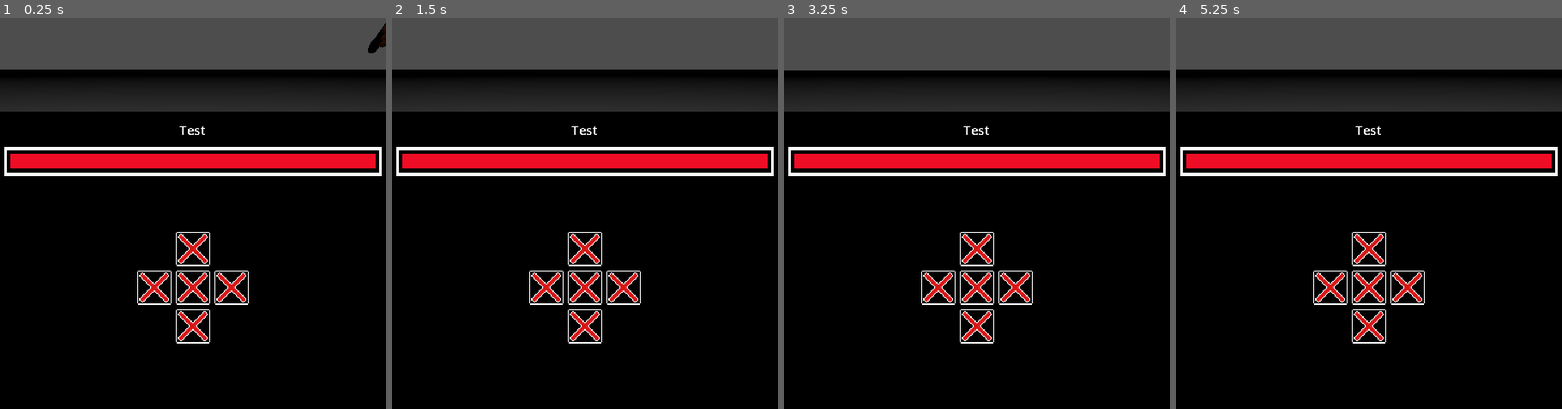
Above: before the commit, frames 1-4 (left to right).
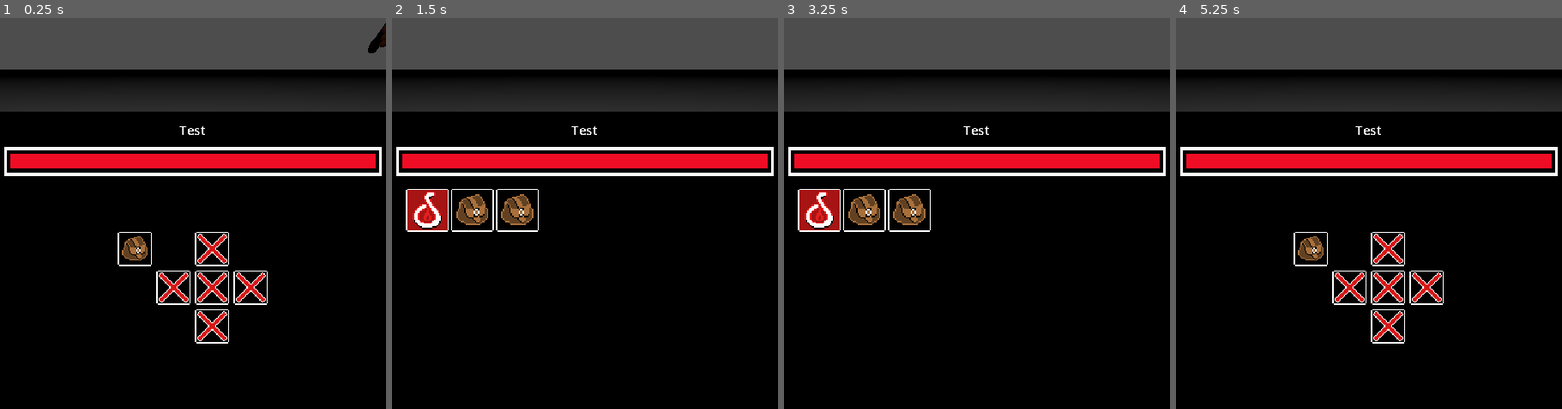
Above: after the commit, the same moments.

Repository: Crestor123/VoidRPG2.0
Game: Godot game, scene res://Scenes/Main.tscn
Same seed, same stepped clock (60 frames per second), same inputs: the game is played once before the commit and once after it. The engine's default icon, where the game draws it, is replaced by a stand-in: a white triangle on a blue panel in a dark square.
Inputs (mouse positions are in pixels of both pictures, inside the frame that each line leads up to; where the layout moved, square brackets give the same spot in the first picture):
- Up to frame 1 (0.25 s): no input
- Up to frame 2 (1.5 s): click (565, 287) [546, 287] at 0.5 s; click (527, 287) at 1.27 s
- Up to frame 3 (3.25 s): click (818, 209) at 2.02 s; click (977, 248) at 2.77 s
- Up to frame 4 (5.25 s): click (1369, 287) at 3.52 s; click (1369, 326) at 4.27 s; click (outside the picture) at 5.02 s

The runs differ from the first frame. In frame 1, 3.2% of the frame differs, in the area x 30-70%, y 54-84%; in frame 2, 4.1%; in frame 3, 4.3%, in the area x 0-100%, y 13-84%; in frame 4, 3.2%.

Commit message:
Work on inventory items and UI

Diff:
--- /dev/null
+++ b/Resources/Items/LeatherArmor.tres
@@ -0,0 +1,21 @@
+[gd_resource type="Resource" script_class="Equipment" load_steps=2 format=3 uid="uid://nhnn52wstbto"]
+
+[ext_resource type="Script" path="res://Resources/Templates/Equipment.gd" id="1_bxjl2"]
+
+[resource]
+script = ExtResource("1_bxjl2")
+slot = "body"
+bonuses = {
+"charisma": 0,
+"constitution": 0,
+"dexterity": 0,
+"health": 0,
+"intelligence": 0,
+"mana": 0,
+"stength": 0,
+"wisdom": 0
+}
+name = "Leather Armor"
+description = ""
+cost = 0
+additionalEffects = {}
--- /dev/null
+++ b/Resources/Items/TestRing.tres
@@ -0,0 +1,21 @@
+[gd_resource type="Resource" script_class="Equipment" load_steps=2 format=3 uid="uid://c10byt2rq8inp"]
+
+[ext_resource type="Script" path="res://Resources/Templates/Equipment.gd" id="1_rv0uu"]
+
+[resource]
+script = ExtResource("1_rv0uu")
+slot = "ring"
+bonuses = {
+"charisma": 0,
+"constitution": 0,
+"dexterity": 0,
+"health": 0,
+"intelligence": 0,
+"mana": 0,
+"stength": 0,
+"wisdom": 0
+}
+name = "Test Ring"
+description = ""
+cost = 0
+additionalEffects = {}
--- a/Resources/PartyMembers/Test.tres
+++ b/Resources/PartyMembers/Test.tres
@@ -1,9 +1,12 @@
-[gd_resource type="Resource" script_class="PartyMember" load_steps=5 format=3 uid="uid://dfwyi62eual2"]
+[gd_resource type="Resource" script_class="PartyMember" load_steps=8 format=3 uid="uid://dfwyi62eual2"]
 
 [ext_resource type="Script" path="res://Resources/Templates/PartyMember.gd" id="1_06604"]
 [ext_resource type="Resource" uid="uid://ciy0ieg3mqgag" path="res://Resources/Abilities/Attack.tres" id="1_lpp1x"]
 [ext_resource type="Resource" uid="uid://n5bei5ouqvs2" path="res://Resources/Abilities/Defend.tres" id="2_ly0so"]
+[ext_resource type="Resource" uid="uid://7i0sgqljhk8v" path="res://Resources/Items/HealthPotion.tres" id="3_0foxm"]
+[ext_resource type="Resource" uid="uid://nhnn52wstbto" path="res://Resources/Items/LeatherArmor.tres" id="4_cq67y"]
 [ext_resource type="Texture2D" uid="uid://vpp1ebp8yo7a" path="res://icon.svg" id="4_y1m3n"]
+[ext_resource type="Resource" uid="uid://c10byt2rq8inp" path="res://Resources/Items/TestRing.tres" id="5_g3yon"]
 
 [resource]
 script = ExtResource("1_06604")
@@ -19,6 +22,7 @@
 wisdom = 2
 charisma = 2
 abilities = Array[Resource]([ExtResource("1_lpp1x"), ExtResource("2_ly0so")])
+inventory = Array[Resource]([ExtResource("3_0foxm"), ExtResource("4_cq67y"), ExtResource("5_g3yon")])
 resistances = {
 "acid": 0,
 "air": 0,
--- /dev/null
+++ b/Resources/Templates/Consumable.gd
@@ -0,0 +1,12 @@
+extends Item
+
+class_name Consumable
+
+@export_enum ("health", "mana", "strength", "dexterity", "constitution",
+	"intelligence", "wisdom", "charisma" ) var targetStat : String
+
+@export_enum ("fire", "light", "heat", "electricity", "earth", "metal",
+	"crystal", "wood", "air", "sound", "motion", "void", "water", "cold",
+	"acid", "darkness", "mind", "soul", "flesh", "time") var element : String
+
+@export var bonus : int
--- /dev/null
+++ b/Resources/Templates/Equipment.gd
@@ -0,0 +1,16 @@
+extends Item
+
+class_name Equipment
+
+@export_enum ("none", "head", "body", "legs", "feet", "ring", "weapon") var slot : String
+
+@export var bonuses = {
+	"health": 0,
+	"mana": 0,
+	"stength": 0,
+	"dexterity": 0,
+	"constitution": 0,
+	"intelligence": 0,
+	"wisdom": 0,
+	"charisma": 0
+}
--- a/Resources/Templates/Item.gd
+++ b/Resources/Templates/Item.gd
@@ -8,17 +8,17 @@
 
 @export var cost : int
 
-@export_enum ("consumable", "equipment") var type : String
+#@export_enum ("consumable", "equipment") var type : String
 
-@export_enum ("none", "head", "body", "legs", "feet", "ring", "weapon") var slot : String
+#@export_enum ("none", "head", "body", "legs", "feet", "ring", "weapon") var slot : String
 
-@export_enum ("health", "mana", "strength", "dexterity", "constitution",
-	"intelligence", "wisdom", "charisma" ) var targetStat : String
+#@export_enum ("health", "mana", "strength", "dexterity", "constitution",
+	#"intelligence", "wisdom", "charisma" ) var targetStat : String
 
-@export_enum ("fire", "light", "heat", "electricity", "earth", "metal",
-	"crystal", "wood", "air", "sound", "motion", "void", "water", "cold",
-	"acid", "darkness", "mind", "soul", "flesh", "time") var element : String
+#@export_enum ("fire", "light", "heat", "electricity", "earth", "metal",
+	#"crystal", "wood", "air", "sound", "motion", "void", "water", "cold",
+	#"acid", "darkness", "mind", "soul", "flesh", "time") var element : String
 
-@export var bonus : int
+#@export var bonus : int
 
 @export var additionalEffects : Dictionary
--- a/Resources/Templates/PartyMember.gd
+++ b/Resources/Templates/PartyMember.gd
@@ -18,6 +18,8 @@
 @export var charisma : int
 
 @export var abilities : Array[Resource]
+
+@export var inventory : Array[Resource]
 
 @export var resistances = {
 	"fire": 0,
--- a/Scenes/Components/EquipmentComponent.gd
+++ b/Scenes/Components/EquipmentComponent.gd
@@ -1,3 +1,18 @@
 extends Node
 
 #Need to have slots that can be filled by appropriate equipment
+var slots = {
+	"head": "",
+	"body": "",
+	"legs": "",
+	"feet": "",
+	"lring": "",
+	"rring": "",
+	"weapon": ""}
+
+
+func equip(item : Item):
+	pass
+
+func unequip(item : Item):
+	pass
--- a/Scenes/Components/InventoryComponent.gd
+++ b/Scenes/Components/InventoryComponent.gd
@@ -1,3 +1,30 @@
 extends Node
 
+@export var itemScene : PackedScene
+@export var equipmentScene : PackedScene
+@export var consumableScene : PackedScene
+
+@export var parent : Node
+
 #Functions that allow for the use of items
+func initialize(itemList):
+	parent = get_parent()
+	for item in itemList:
+		addItem(item)
+
+func useItem(item : Item):
+	pass
+
+func addItem(item : Item):
+	var newItem
+	if item is Consumable:
+		newItem = consumableScene.instantiate()
+	elif item is Equipment:
+		newItem = equipmentScene.instantiate()
+	else:
+		newItem = itemScene.instantiate()
+
+	add_child(newItem)
+	newItem.data = item
+	newItem.initialize()
+	pass
--- a/Scenes/Components/InventoryComponent.tscn
+++ b/Scenes/Components/InventoryComponent.tscn
@@ -1,6 +1,10 @@
-[gd_scene load_steps=2 format=3 uid="uid://bv3b700b1vlb3"]
+[gd_scene load_steps=4 format=3 uid="uid://bv3b700b1vlb3"]
 
 [ext_resource type="Script" path="res://Scenes/Components/InventoryComponent.gd" id="1_ie5rw"]
+[ext_resource type="PackedScene" uid="uid://1n8ul5ffhpws" path="res://Scenes/Objects/Inventory/Item.tscn" id="2_kxrm1"]
+[ext_resource type="PackedScene" uid="uid://b0bg5mqxwm8jj" path="res://Scenes/Objects/Inventory/Equipment.tscn" id="3_ldkig"]
 
 [node name="InventoryComponent" type="Node"]
 script = ExtResource("1_ie5rw")
+itemScene = ExtResource("2_kxrm1")
+equipmentScene = ExtResource("3_ldkig")
--- a/Scenes/Components/StatComponent.gd
+++ b/Scenes/Components/StatComponent.gd
@@ -20,6 +20,29 @@
 	"charisma": 0
 }
 
+var resistances = {
+	"fire": 0,
+	"light": 0,
+	"heat": 0,
+	"electricity": 0,
+	"earth": 0,
+	"metal": 0,
+	"crystal": 0,
+	"wood": 0,
+	"air": 0,
+	"sound": 0,
+	"motion": 0,
+	"void": 0,
+	"water": 0,
+	"cold": 0,
+	"acid": 0,
+	"darkness": 0,
+	"mind": 0,
+	"soul": 0,
+	"flesh": 0,
+	"time": 0
+}
+
 #Holds temporary values applied to stats
 #As well as current health and mana
 var tempStats = {
@@ -33,7 +56,7 @@
 	"charisma": 0
 }
 
-var resistances = {
+var tempResistances = {
 	"fire": 0,
 	"light": 0,
 	"heat": 0,
@@ -77,7 +100,7 @@
 func takeDamage(value : int , type : String):
 	#print("initial damage: ", value)
 	#print("resistance: ", resistances[type])
-	var damageReduction = (float(resistances[type])) / 100
+	var damageReduction = (float(resistances[type] + tempResistances[type])) / 100
 	#print("damage reduction: ", damageReduction)
 	#value -= floor(value * float((100 - resistances[type]) / 100))
 	value -= floor(damageReduction * value)
--- a/Scenes/Main.gd
+++ b/Scenes/Main.gd
@@ -8,12 +8,14 @@
 @onready var Entities = $Entities
 @onready var AbilityData = $AbilityDatabase
 
-enum {MOVEMENT, BATTLE, HEALTH, EXPERIENCE}
+enum {MOVEMENT, BATTLE, HEALTH, EXPERIENCE, INVENTORY}
 var currentUILayer : Node = null
+var prevUILayer : Node = null
 var movementUI : Node = null
 var battleUI : Node = null
 var healthUI : Node = null
 var experienceUI : Node = null
+var inventoryUI : Node = null
 
 var interactingEntity : Node = null
 
@@ -34,16 +36,26 @@
 	battleUI = UILayer.get_child(1)
 	healthUI = UILayer.get_child(2)
 	experienceUI = UILayer.get_child(3)
+	inventoryUI = UILayer.get_child(4)
 
 	swapUI(movementUI)
-	UILayer.get_child(MOVEMENT).buttonPressed.connect(Player.move)
+	UILayer.get_child(MOVEMENT).movementButtonPressed.connect(Player.move)
 	UILayer.get_child(MOVEMENT).buttonPressed.connect(buttonPressed)
+
+	inventoryUI.buttonPressed.connect(buttonPressed)
 
 	healthUI.initialize(Party.get_children())
 	pass
 
 func buttonPressed(button : String):
 	print(button, " pressed")
+	if  button == "inventory":
+		#Open the inventory
+		swapUI(inventoryUI)
+		inventoryUI.fillItems(Party.get_child(0).inventory)
+	if button == "back":
+		if prevUILayer != null: swapUI(prevUILayer)
+		else: swapUI(movementUI)
 	pass
 
 func entityInteract(ID, type, data):
@@ -88,6 +100,7 @@
 	pass
 
 func swapUI(layer : Node):
+	prevUILayer = currentUILayer
 	for item in UILayer.get_children():
 		if item == healthUI:
 			continue
--- a/Scenes/Main.tscn
+++ b/Scenes/Main.tscn
@@ -12,6 +12,7 @@
 [ext_resource type="PackedScene" uid="uid://c0u2nhom40bs5" path="res://Scenes/Objects/UI/Battle/BattleUI.tscn" id="6_h7rcj"]
 [ext_resource type="PackedScene" uid="uid://bm0m14t6yfmmx" path="res://Scenes/Objects/UI/PartyHealth.tscn" id="7_vbsi2"]
 [ext_resource type="PackedScene" uid="uid://dpclrg0pcfjij" path="res://Scenes/Objects/UI/ExperienceUI.tscn" id="8_fieyf"]
+[ext_resource type="PackedScene" uid="uid://dqbqhh4gbftcq" path="res://Scenes/Objects/UI/InventoryUI.tscn" id="10_0gu7r"]
 
 [sub_resource type="StandardMaterial3D" id="StandardMaterial3D_dda42"]
 albedo_color = Color(0.247059, 0.247059, 0.247059, 1)
@@ -54,6 +55,8 @@
 [node name="ExperienceUI" parent="UILayer" instance=ExtResource("8_fieyf")]
 visible = false
 
+[node name="InventoryUI" parent="UILayer" instance=ExtResource("10_0gu7r")]
+
 [node name="Floor" type="MeshInstance3D" parent="."]
 mesh = SubResource("PlaneMesh_2ucn6")
 
--- /dev/null
+++ b/Scenes/Objects/Inventory/Consumable.gd
@@ -0,0 +1,17 @@
+extends ItemNode
+
+@export_enum ("health", "mana", "strength", "dexterity", "constitution",
+	"intelligence", "wisdom", "charisma" ) var targetStat : String
+
+@export_enum ("fire", "light", "heat", "electricity", "earth", "metal",
+	"crystal", "wood", "air", "sound", "motion", "void", "water", "cold",
+	"acid", "darkness", "mind", "soul", "flesh", "time") var element : String
+
+@export var bonus : int
+
+func initialize():
+	if data != null:
+		targetStat = data.targetStat
+		element = data.element
+		bonus = data.bonus
+	super.initialize()
--- /dev/null
+++ b/Scenes/Objects/Inventory/Consumable.tscn
@@ -0,0 +1,6 @@
+[gd_scene load_steps=2 format=3 uid="uid://dvuafp4t0choo"]
+
+[ext_resource type="Script" path="res://Scenes/Objects/Inventory/Consumable.gd" id="1_6a7r1"]
+
+[node name="Consumable" type="Node"]
+script = ExtResource("1_6a7r1")
--- /dev/null
+++ b/Scenes/Objects/Inventory/Equipment.gd
@@ -0,0 +1,8 @@
+extends ItemNode
+
+@export_enum ("head", "body", "legs", "feet", "ring", "weapon") var slot : String
+
+func initialize():
+	if data != null:
+		slot = data.slot
+	super.initialize()
--- /dev/null
+++ b/Scenes/Objects/Inventory/Equipment.tscn
@@ -0,0 +1,6 @@
+[gd_scene load_steps=2 format=3 uid="uid://b0bg5mqxwm8jj"]
+
+[ext_resource type="Script" path="res://Scenes/Objects/Inventory/Equipment.gd" id="1_dev8w"]
+
+[node name="Equipment" type="Node"]
+script = ExtResource("1_dev8w")
--- /dev/null
+++ b/Scenes/Objects/Inventory/Item.gd
@@ -0,0 +1,21 @@
+extends Node
+
+class_name ItemNode
+
+@export var data : Resource
+
+@export var itemName : String
+@export_multiline var description : String
+@export var icon : Texture2D
+
+@export var cost : int
+
+@export var additionalEffects : Dictionary
+
+func initialize():
+	if data != null:
+		itemName = data.name
+		description = data.description
+		icon = data.icon
+		cost = data.cost
+		additionalEffects = data.additionalEffects
--- a/Scenes/Objects/Item.tscn
+++ b/Scenes/Objects/Inventory/Item.tscn
@@ -1,6 +1,6 @@
 [gd_scene load_steps=2 format=3 uid="uid://1n8ul5ffhpws"]
 
-[ext_resource type="Script" path="res://Scenes/Objects/Item.gd" id="1_xup7f"]
+[ext_resource type="Script" path="res://Scenes/Objects/Inventory/Item.gd" id="1_xup7f"]
 
 [node name="Item" type="Node"]
 script = ExtResource("1_xup7f")
--- a/Scenes/Objects/Item.gd
+++ /dev/null
@@ -1,38 +0,0 @@
-extends Node
-
-@export var data : Resource
-
-@export var itemName : String
-@export_multiline var description : String
-@export var icon : Texture2D
-
-@export var cost : int
-
-@export_enum ("consumable", "equipment") var type : String
-
-#If consumable, this is left blank
-@export_enum ("head", "body", "legs", "feet", "ring", "weapon") var slot : String
-
-@export_enum ("health", "mana", "strength", "dexterity", "constitution",
-	"intelligence", "wisdom", "charisma" ) var targetStat : String
-
-@export_enum ("fire", "light", "heat", "electricity", "earth", "metal",
-	"crystal", "wood", "air", "sound", "motion", "void", "water", "cold",
-	"acid", "darkness", "mind", "soul", "flesh", "time") var element : String
-
-@export var bonus : int
-
-@export var additionalEffects : Dictionary
-
-func initialize():
-	if data != null:
-		itemName = data.name
-		description = data.description
-		icon = data.icon
-		cost = data.cost
-		type = data.type
-		slot = data.slot
-		targetStat = data.targetStat
-		element = data.element
-		bonus = data.bonus
-		additionalEffects = data.additionalEffects
--- a/Scenes/Objects/PartyMember.gd
+++ b/Scenes/Objects/PartyMember.gd
@@ -6,6 +6,8 @@
 @onready var abilities = $AbilityComponent
 @onready var stats = $StatComponent
 @onready var knowledge = $KnowledgeComponent
+@onready var inventory = $InventoryComponent
+@onready var equipment = $EquipmentComponent
 
 var experience : int = 0
 var xpToLevel : int = 0
@@ -21,6 +23,8 @@
 	name = data.name
 	stats.initialize(data)
 	abilities.initialize(data.abilities)
+	inventory.initialize(data.inventory)
+
 	knowledge.parent = self
 
 	xpToLevel = xpToNextLevel(stats.level)
--- /dev/null
+++ b/Scenes/Objects/UI/InventoryUI.gd
@@ -0,0 +1,24 @@
+extends Control
+
+@export var itemObject : PackedScene
+
+@onready var itemContainer = $Background/MarginContainer/GridContainer
+@onready var backButton = $BackButton
+
+signal buttonPressed(button : String)
+
+func fillItems(itemList : Node):
+	for item in itemList.get_children():
+		var newItem = itemObject.instantiate()
+		itemContainer.add_child(newItem)
+		newItem.initialize(item)
+	pass
+
+func emptyItems():
+	#Remove all items from the grid
+	for item in itemContainer.get_children():
+		item.queue_free()
+	pass
+
+func _on_back_button_pressed():
+	buttonPressed.emit("back")
--- /dev/null
+++ b/Scenes/Objects/UI/InventoryUI.tscn
@@ -0,0 +1,58 @@
+[gd_scene load_steps=3 format=3 uid="uid://dqbqhh4gbftcq"]
+
+[ext_resource type="Script" path="res://Scenes/Objects/UI/InventoryUI.gd" id="1_iiu18"]
+[ext_resource type="PackedScene" uid="uid://c8ip4xc8x5m5s" path="res://Scenes/Objects/UI/ItemUI.tscn" id="2_mg5ix"]
+
+[node name="InventoryUI" type="Control"]
+custom_minimum_size = Vector2(720, 426)
+layout_mode = 3
+anchor_top = 0.667
+anchor_right = 1.0
+anchor_bottom = 1.0
+offset_left = 360.0
+offset_top = 426.24
+offset_right = -360.0
+grow_horizontal = 2
+grow_vertical = 0
+script = ExtResource("1_iiu18")
+itemObject = ExtResource("2_mg5ix")
+
+[node name="Background" type="ColorRect" parent="."]
+layout_mode = 1
+anchors_preset = 15
+anchor_right = 1.0
+anchor_bottom = 1.0
+grow_horizontal = 2
+grow_vertical = 2
+color = Color(0, 0, 0, 1)
+
+[node name="MarginContainer" type="MarginContainer" parent="Background"]
+layout_mode = 1
+anchors_preset = 15
+anchor_right = 1.0
+anchor_bottom = 1.0
+grow_horizontal = 2
+grow_vertical = 2
+theme_override_constants/margin_left = 26
+theme_override_constants/margin_top = 16
+theme_override_constants/margin_right = 26
+theme_override_constants/margin_bottom = 16
+
+[node name="GridContainer" type="GridContainer" parent="Background/MarginContainer"]
+layout_mode = 2
+columns = 8
+
+[node name="BackButton" type="Button" parent="."]
+custom_minimum_size = Vector2(720, 854)
+layout_direction = 1
+layout_mode = 1
+anchors_preset = 15
+anchor_right = 1.0
+anchor_bottom = 1.0
+offset_top = -854.0
+offset_bottom = -426.0
+grow_horizontal = 2
+grow_vertical = 2
+flat = true
+
+[connection signal="pressed" from="BackButton" to="." method="_on_back_button_pressed"]
--- /dev/null
+++ b/Scenes/Objects/UI/ItemUI.gd
@@ -0,0 +1,12 @@
+extends Control
+
+@onready var button = $PanelContainer/Button
+@onready var icon = $PanelContainer/TextureRect
+
+signal buttonPressed(data)
+var data : Node = null
+
+func initialize(item : Node):
+	data = item
+	if item.icon != null:
+		icon.texture = data.icon
--- /dev/null
+++ b/Scenes/Objects/UI/ItemUI.tscn
@@ -0,0 +1,28 @@
+[gd_scene load_steps=3 format=3 uid="uid://c8ip4xc8x5m5s"]
+
+[ext_resource type="Script" path="res://Scenes/Objects/UI/ItemUI.gd" id="1_3jhuh"]
+[ext_resource type="Texture2D" uid="uid://c7fq8gigavlh0" path="res://Assets/Sprites/Bag.png" id="1_idife"]
+
+[node name="ItemUI" type="Control"]
+custom_minimum_size = Vector2(80, 80)
+layout_mode = 3
+anchors_preset = 15
+anchor_right = 1.0
+anchor_bottom = 1.0
+grow_horizontal = 2
+grow_vertical = 2
+script = ExtResource("1_3jhuh")
+
+[node name="PanelContainer" type="PanelContainer" parent="."]
+custom_minimum_size = Vector2(80, 80)
+layout_mode = 0
+offset_right = 40.0
+offset_bottom = 40.0
+
+[node name="Button" type="Button" parent="PanelContainer"]
+layout_mode = 2
+flat = true
+
+[node name="TextureRect" type="TextureRect" parent="PanelContainer"]
+layout_mode = 2
+texture = ExtResource("1_idife")
--- a/Scenes/Objects/UI/MovementUI.gd
+++ b/Scenes/Objects/UI/MovementUI.gd
@@ -5,11 +5,16 @@
 @onready var LeftButton = $CenterContainer/HBoxContainer/Left
 @onready var RightButton = $CenterContainer/HBoxContainer/Right
 @onready var DownButton = $CenterContainer/HBoxContainer/VBoxContainer/Down
+@onready var InventoryButton = $CenterContainer/HBoxContainer/Inventory
 
 signal buttonPressed(button : String)
+signal movementButtonPressed(button : String)
 
 func emitButton(button : String):
-	buttonPressed.emit(button)
+	if button == "inventory":
+		buttonPressed.emit(button)
+	else:
+		movementButtonPressed.emit(button)
 	pass
 
 func _on_left_pressed():
@@ -31,3 +36,7 @@
 func _on_right_pressed():
 	emitButton("right")
 	pass # Replace with function body.
+
+func _on_inventory_pressed():
+	emitButton("inventory")
+	pass # Replace with function body.
--- a/Scenes/Objects/UI/MovementUI.tscn
+++ b/Scenes/Objects/UI/MovementUI.tscn
@@ -1,7 +1,8 @@
-[gd_scene load_steps=3 format=3 uid="uid://0arj54tytgb5"]
+[gd_scene load_steps=4 format=3 uid="uid://0arj54tytgb5"]
 
 [ext_resource type="Texture2D" uid="uid://be4gw0ymtrdkq" path="res://Assets/Sprites/Close.png" id="1_2ru37"]
 [ext_resource type="Script" path="res://Scenes/Objects/UI/MovementUI.gd" id="1_6au3l"]
+[ext_resource type="Texture2D" uid="uid://c7fq8gigavlh0" path="res://Assets/Sprites/Bag.png" id="2_rpc5p"]
 
 [node name="MovementUI" type="Control"]
 custom_minimum_size = Vector2(720, 426)
@@ -36,6 +37,10 @@
 [node name="HBoxContainer" type="HBoxContainer" parent="CenterContainer"]
 layout_mode = 2
 
+[node name="Inventory" type="TextureButton" parent="CenterContainer/HBoxContainer"]
+layout_mode = 2
+texture_normal = ExtResource("2_rpc5p")
+
 [node name="Left" type="TextureButton" parent="CenterContainer/HBoxContainer"]
 layout_mode = 2
 size_flags_vertical = 4
@@ -66,6 +71,7 @@
 texture_normal = ExtResource("1_2ru37")
 stretch_mode = 4
 
+[connection signal="pressed" from="CenterContainer/HBoxContainer/Inventory" to="." method="_on_inventory_pressed"]
 [connection signal="pressed" from="CenterContainer/HBoxContainer/Left" to="." method="_on_left_pressed"]
 [connection signal="pressed" from="CenterContainer/HBoxContainer/VBoxContainer/Up" to="." method="_on_up_pressed"]
 [connection signal="pressed" from="CenterContainer/HBoxContainer/VBoxContainer/Select" to="." method="_on_select_pressed"]
--- a/project.godot
+++ b/project.godot
@@ -12,17 +12,17 @@
 
 config/name="VoidRPG2.0"
 run/main_scene="res://Scenes/Main.tscn"
-config/features=PackedStringArray("4.0", "Mobile")
+config/features=PackedStringArray("4.2", "Mobile")
 config/icon="res://icon.svg"
 
 [display]
 
 window/size/viewport_width=720
 window/size/viewport_height=1280
+window/stretch/mode="viewport"
 window/handheld/orientation=1
-window/stretch/mode="viewport"
 
 [rendering]
 
+textures/canvas_textures/default_texture_filter=0
 renderer/rendering_method="mobile"
-textures/canvas_textures/default_texture_filter=0
Binary file added: Assets/Sprites/Bag.png
Not shown, added: Assets/Sprites/Bag.png.import
Not shown: 1 places in Scenes/Main.tscn that only renumber resources
